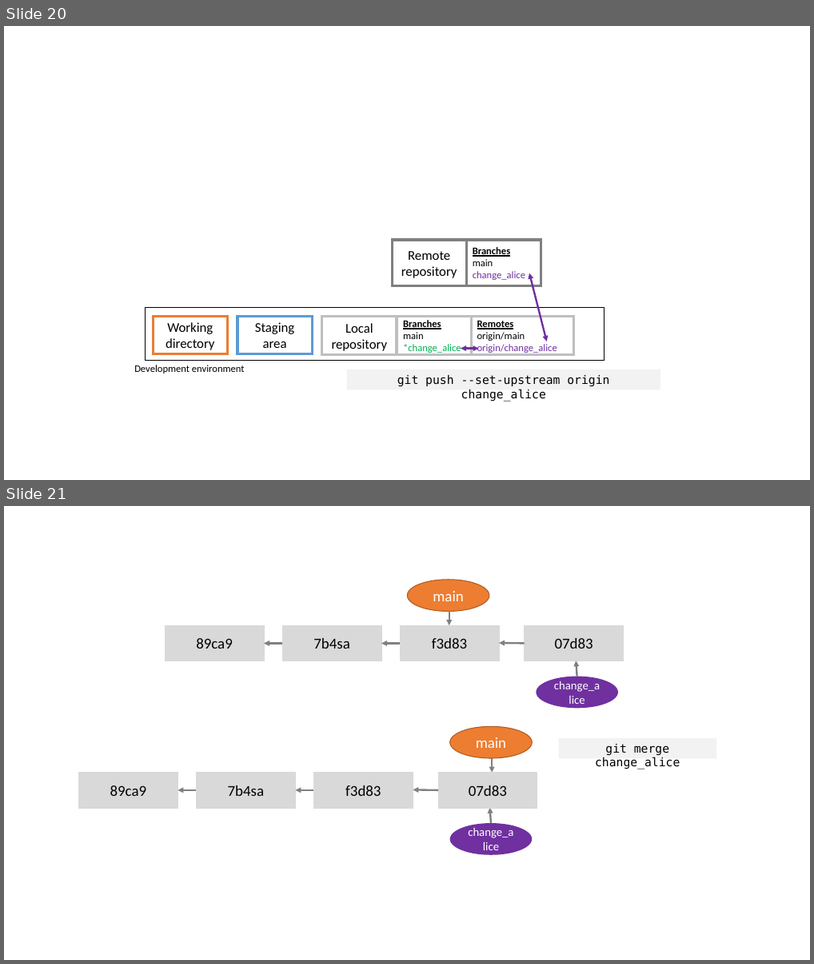
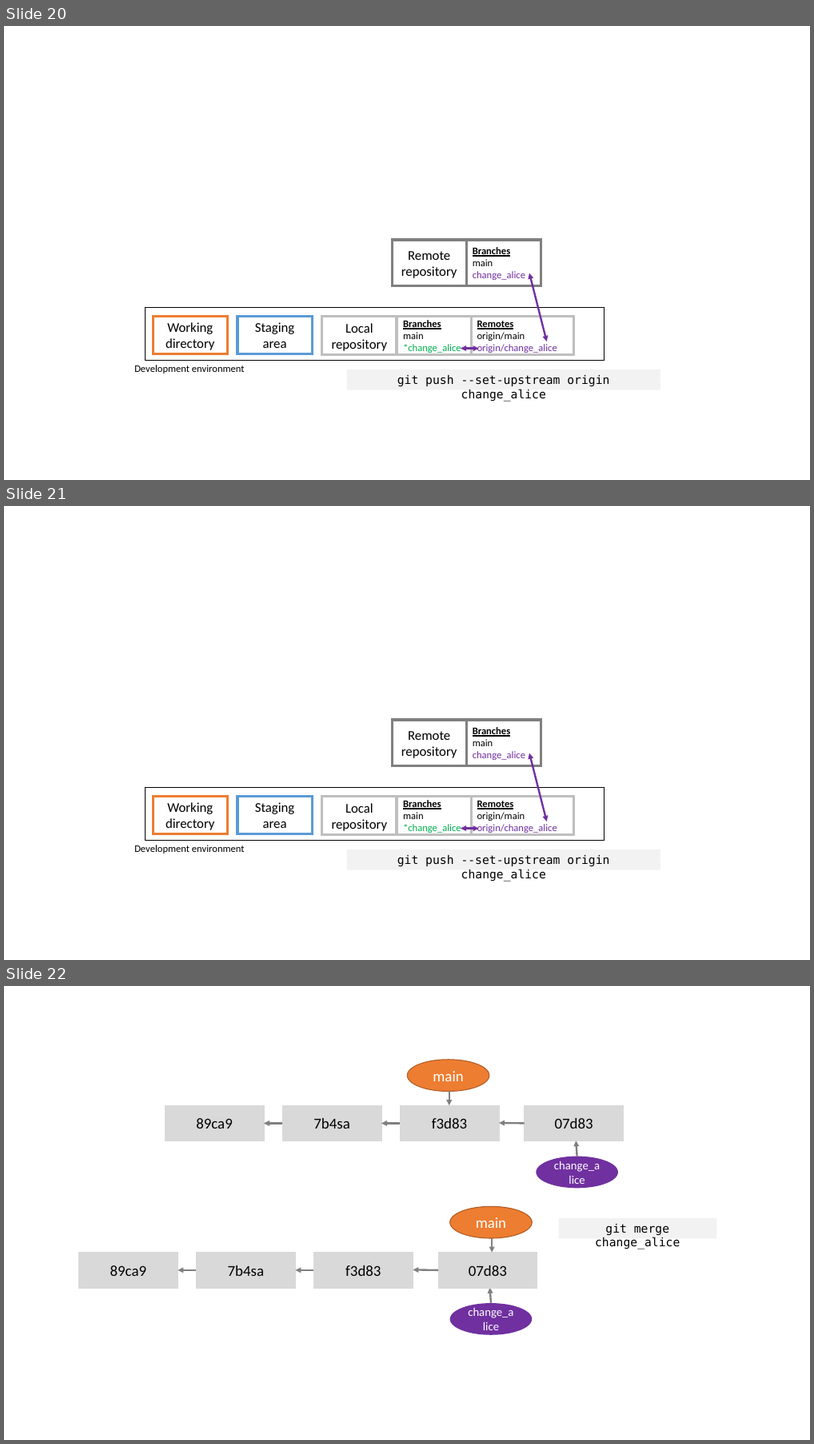
Before and after one commit to selinaZitrone/get-started-with-git, a slide deck: slides/img/images.pptx. Shown one above the other, each under a label of ours: slides 20 and 21 before the commit, slides 20, 21 and 22 after it. The pictures are 814x964 and 814x1444 pixels, drawn with LibreOffice and Linux fonts; fonts in the diff are those of the drawing. Boxes give left, top, right and bottom in pixels: in the first picture for what was removed or moved away, otherwise in the second. Text is boxed around its words. In the diff, an @@ line names an element or a change of style, - is before the commit and + after.

```diff
--- a/slides/img/images.pptx
+++ b/slides/img/images.pptx
@@ slide 21 added at [4,506,810,960], background #FFFFFF @@
@@ group added at [134,720,661,869]: 9 rectangles, 2 double arrows, 1 text @@
+Development environment
+Working directory
+Staging area
+Local repository
+Branches
+main
+*change_alice
+Remote repository
+Branches
+main
+change_alice
+Remotes
+origin/main
+origin/change_alice
+git push --set-upstream origin change_alice
@@ what was slide 21 is now slide 22 @@
```
Also in this commit, not shown: 1 slide changed, 4 other files.
